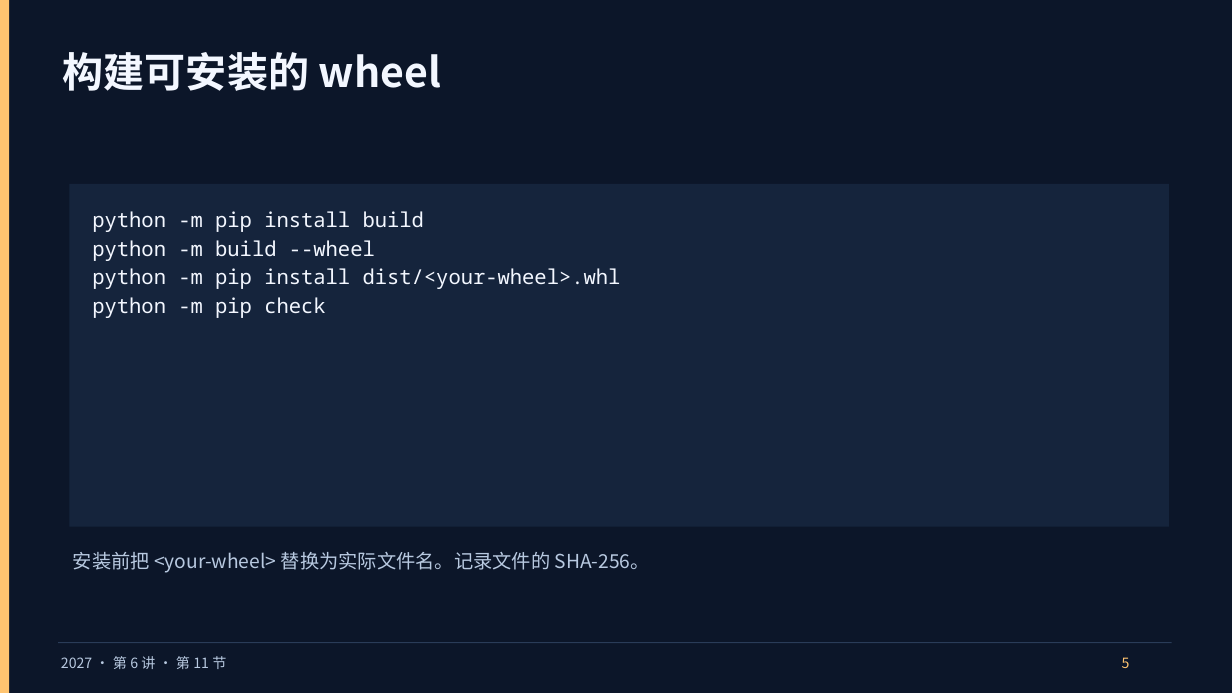
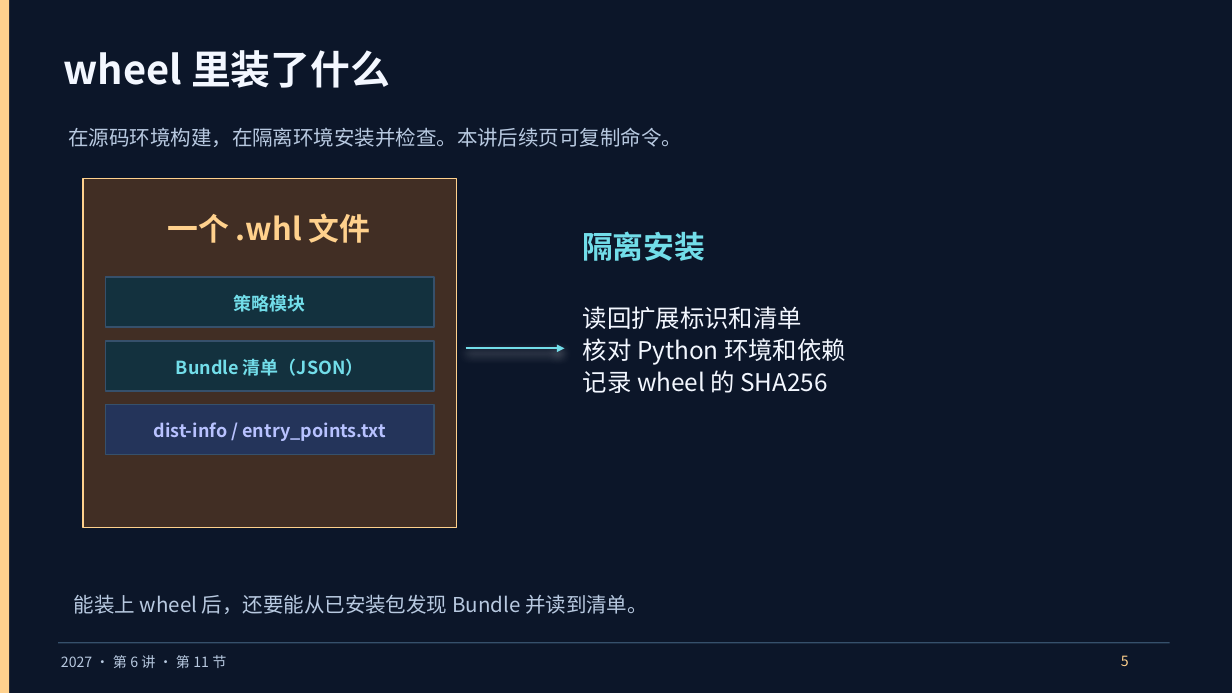
Before and after one commit to vLLM-HUST/intro-to-llm-inference-engines, a slide deck: slide 5 of build/slides/2027/lectures-8-pptx/第06讲_MOD打包与宿主联调.pptx. Drawn at 1232x693 pixels with LibreOffice and Linux fonts; fonts in the diff are those of the drawing. Boxes give left, top, right and bottom in pixels: in the first picture for what was removed or moved away, otherwise in the second. Text is boxed around its words. In the diff, an @@ line names an element or a change of style, - is before the commit and + after.

```diff
--- a/build/slides/2027/lectures-8-pptx/第06讲_MOD打包与宿主联调.pptx
+++ b/build/slides/2027/lectures-8-pptx/第06讲_MOD打包与宿主联调.pptx
@@ rectangle at (0,0,9,693): fill #FFC470 to #FFD18D @@
@@ text removed at (63,52,441,91) @@
-构建可安装的 wheel
@@ text added at (64,50,390,88), 31 pt, text #F3F7FF, bold @@
+wheel 里装了什么
@@ text added at (68,127,682,147), 16 pt, text #B8C9E0 @@
+在源码环境构建，在隔离环境安装并检查。本讲后续页可复制命令。
@@ rectangle added at (83,178,457,528), fill #412E24, outline #FFD18D 1.1 pt @@
@@ text removed at (92,211,621,318) @@
-python -m pip install build
-python -m build --wheel
-python -m pip install dist/<your-wheel>.whl
-python -m pip check
@@ text added at (167,213,371,243), 24 pt, text #FFD18D, bold @@
+一个 .whl 文件
@@ text added at (582,231,705,261), 24 pt, text #72DDE9, bold @@
+隔离安装
@@ rectangle: place and size @@
-rectangle at (69,184,1169,527)
+rectangle at (105,277,434,327)
@@ rectangle at (105,277,434,327): fill #15243C to #13313E; outline none to #36506B 1.1 pt @@
@@ text added at (234,295,306,312), 14 pt, text #72DDE9, bold @@
+策略模块
@@ text added at (583,306,846,393), 19 pt, text #F3F7FF @@
+读回扩展标识和清单
+核对 Python 环境和依赖
+记录 wheel 的 SHA256
@@ rectangle added at (105,341,434,391), fill #13313E, outline #36506B 1.1 pt @@
@@ text added at (176,358,364,376), 14 pt, text #72DDE9, bold @@
+Bundle 清单（JSON）
@@ arrow added from (466, 348) to (565, 348), #72DDE9 1.6 pt @@
@@ rectangle added at (105,405,434,455), fill #24345A, outline #36506B 1.1 pt @@
@@ text added at (153,422,386,441), 14 pt, text #B8C2FF, bold @@
+dist-info / entry_points.txt
@@ text removed at (73,552,650,573) @@
-安装前把 <your-wheel> 替换为实际文件名。记录文件的 SHA-256。
@@ text added at (74,594,648,614), 16 pt, text #B8C9E0 @@
+能装上 wheel 后，还要能从已安装包发现 Bundle 并读到清单。
@@ rectangle at (58,642,1170,643): fill #2A3C58 to #36506B @@
@@ text "5" at (1121,655,1129,666): text colour #FFC470 to #FFD18D; line spacing 1.16 to 1.1 @@
```
Also in this commit, not shown: 3 other slides changed, 8 other files.
